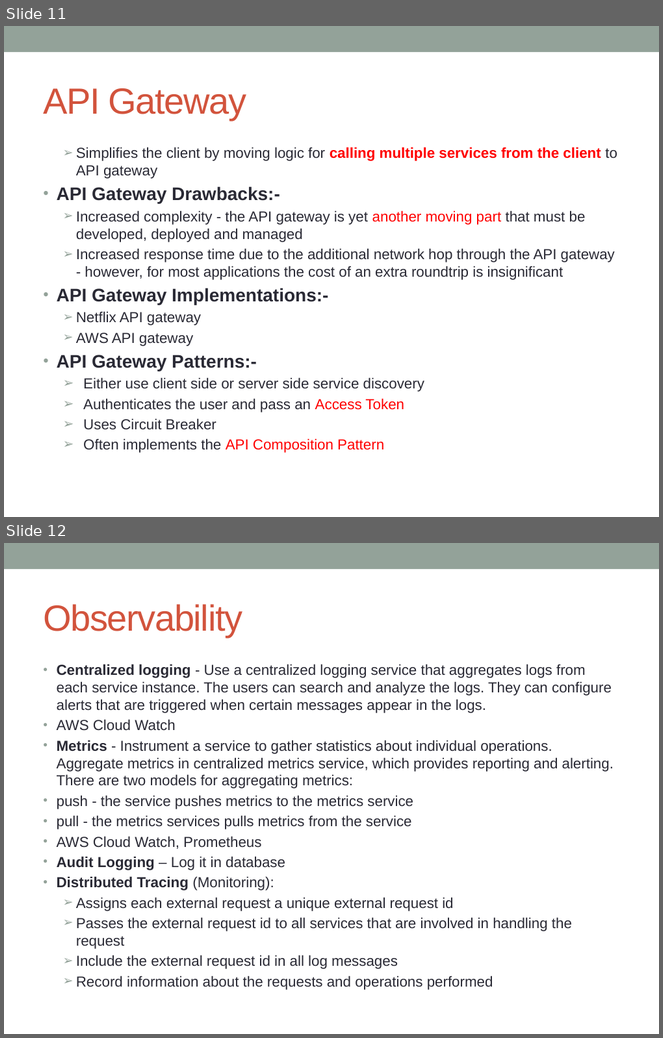
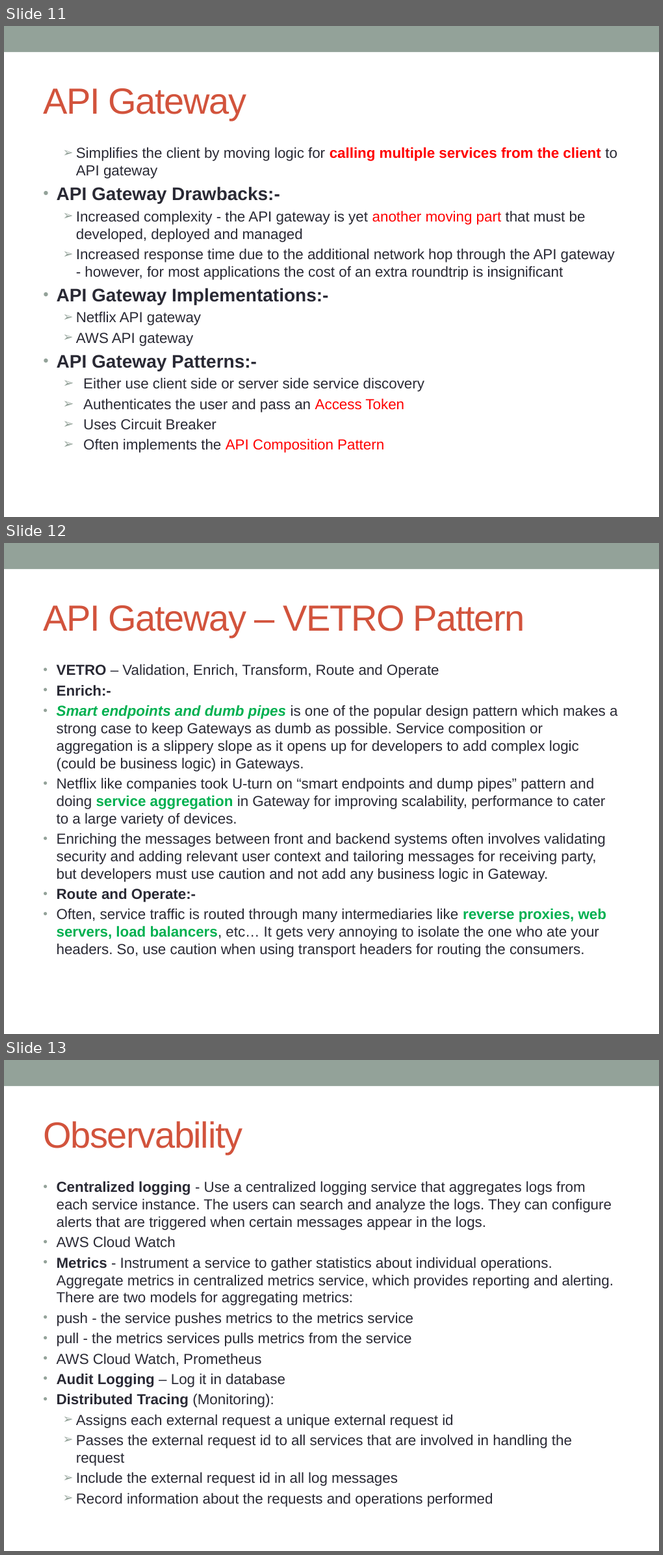
Before and after one commit to notionquest/ProjectDocumentation, a slide deck: Microservices_using_AWS.pptx. Shown one above the other, each under a label of ours: slides 11 and 12 before the commit, slides 11, 12 and 13 after it. The pictures are 663x1038 and 663x1555 pixels, drawn with LibreOffice and Linux fonts; fonts in the diff are those of the drawing. Boxes give left, top, right and bottom in pixels: in the first picture for what was removed or moved away, otherwise in the second. Text is boxed around its words. In the diff, an @@ line names an element or a change of style, - is before the commit and + after.

Commit message:
vetro pattern
vetro pattern

```diff
--- a/Microservices_using_AWS.pptx
+++ b/Microservices_using_AWS.pptx
@@ slide 12 added at (x1=4, y1=543, x2=659, y2=1034), background #FFFFFF; not listed: 1 template element that a slide beside it also shows @@
@@ title added at (x1=43, y1=605, x2=525, y2=637), 40 pt, text #D2533C @@
+API Gateway – VETRO Pattern
@@ text added at (x1=57, y1=664, x2=618, y2=958), 16 pt, text #292934 @@
+• VETRO – Validation, Enrich, Transform, Route and Operate
+• Enrich:-
+• Smart endpoints and dumb pipes is one of the popular design pattern which makes a strong case to keep Gateways as dumb as possible. Service composition or aggregation is a slippery slope as it opens up for developers to add complex logic (could be business logic) in Gateways.
+• Netflix like companies took U-turn on “smart endpoints and dump pipes” pattern and doing service aggregation in Gateway for improving scalability, performance to cater to a large variety of devices.
+• Enriching the messages between front and backend systems often involves validating security and adding relevant user context and tailoring messages for receiving party, but developers must use caution and not add any business logic in Gateway.
+• Route and Operate:-
+• Often, service traffic is routed through many intermediaries like reverse proxies, web servers, load balancers, etc… It gets very annoying to isolate the one who ate your headers. So, use caution when using transport headers for routing the consumers.
@@ what was slide 12 is now slide 13 @@
```
Also in this commit, not shown: 1 slide changed.
